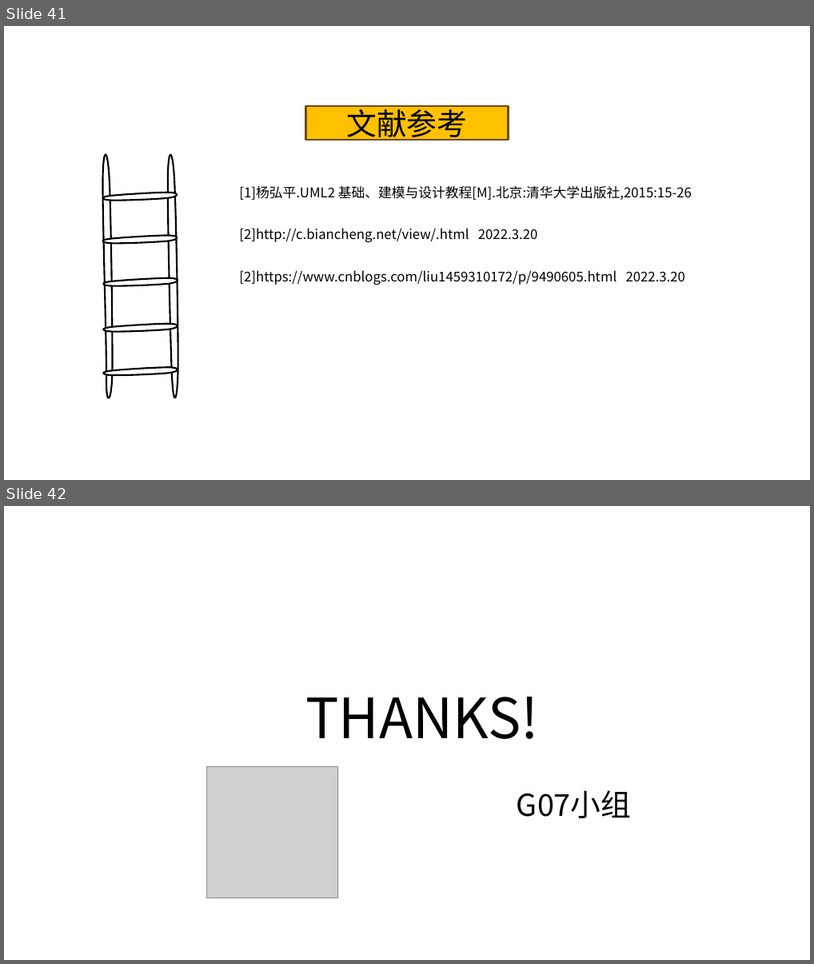
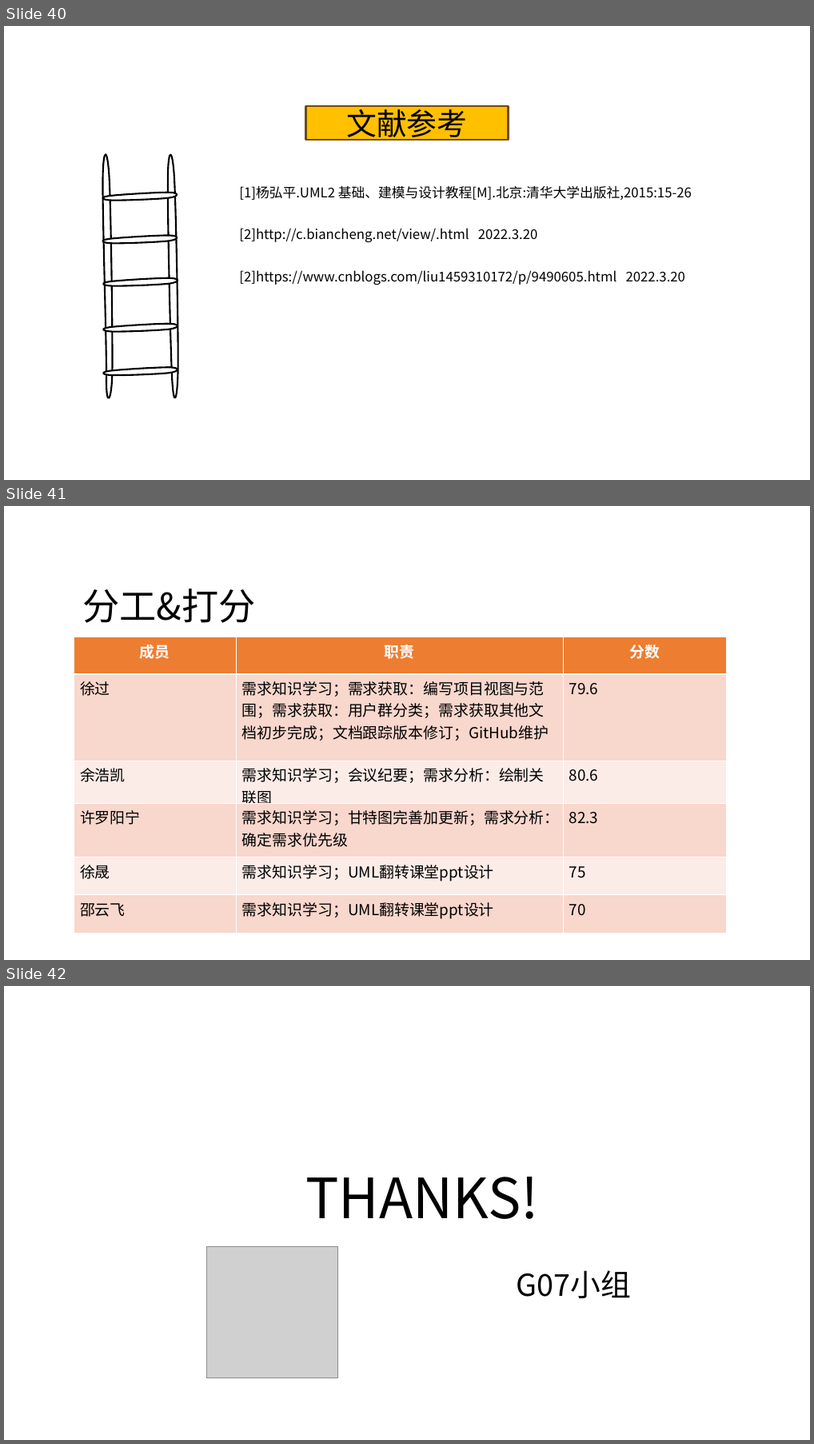
Before and after one commit to on6nx/requirement, a slide deck: uml2/G07翻转课堂2(3.20).pptx. Shown one above the other, each under a label of ours: slides 41 and 42 before the commit, slides 40, 41 and 42 after it. The pictures are 814x964 and 814x1444 pixels, drawn with LibreOffice and Linux fonts; fonts in the diff are those of the drawing; grey boxes stand for pictures; background and template pictures are left out. Boxes give left, top, right and bottom in pixels: in the first picture for what was removed or moved away, otherwise in the second. Text is boxed around its words. In the diff, an @@ line names an element or a change of style, - is before the commit and + after.

```diff
--- a/uml2/G07翻转课堂2(3.20).pptx
+++ b/uml2/G07翻转课堂2(3.20).pptx
@@ slide 41 added at <box>4,506,810,960</box>, background picture (left out) @@
@@ text added at <box>82,588,255,623</box>, 44 pt, text #000000 @@
+分工&打分
@@ table added at <box>74,636,727,932</box>, 6 rows, 3 columns @@
+成员 | 职责 | 分数
+徐过 | 需求知识学习；需求获取：编写项目视图与范围；需求获取：用户群分类；需求获取其他文档初步完成；文档跟踪版本修订；GitHub维护 | 79.6
+余浩凯 | 需求知识学习；会议纪要；需求分析：绘制关联图 | 80.6
+许罗阳宁 | 需求知识学习；甘特图完善加更新；需求分析：确定需求优先级 | 82.3
+徐晟 | 需求知识学习；UML翻转课堂ppt设计 | 75
+邵云飞 | 需求知识学习；UML翻转课堂ppt设计 | 70
@@ what was slide 41 is now slide 40 @@
```
Also in this commit, not shown: 10 slides changed, 1 other slide added, 2 slides removed.
